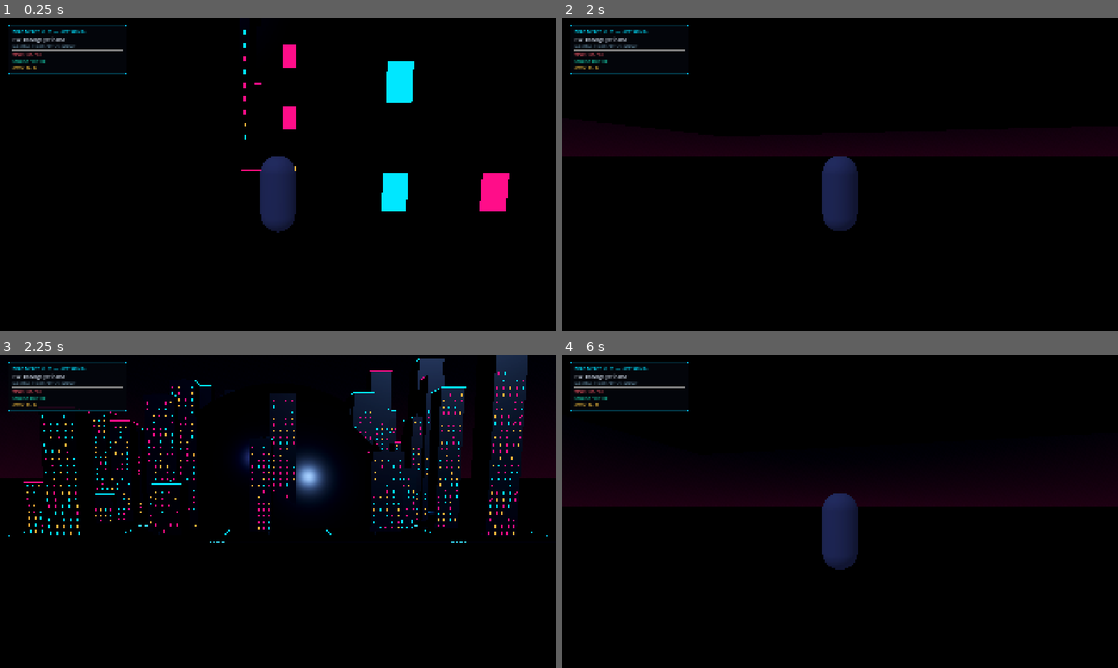
Above: before the commit, frames 1-4 (two rows, left to right).
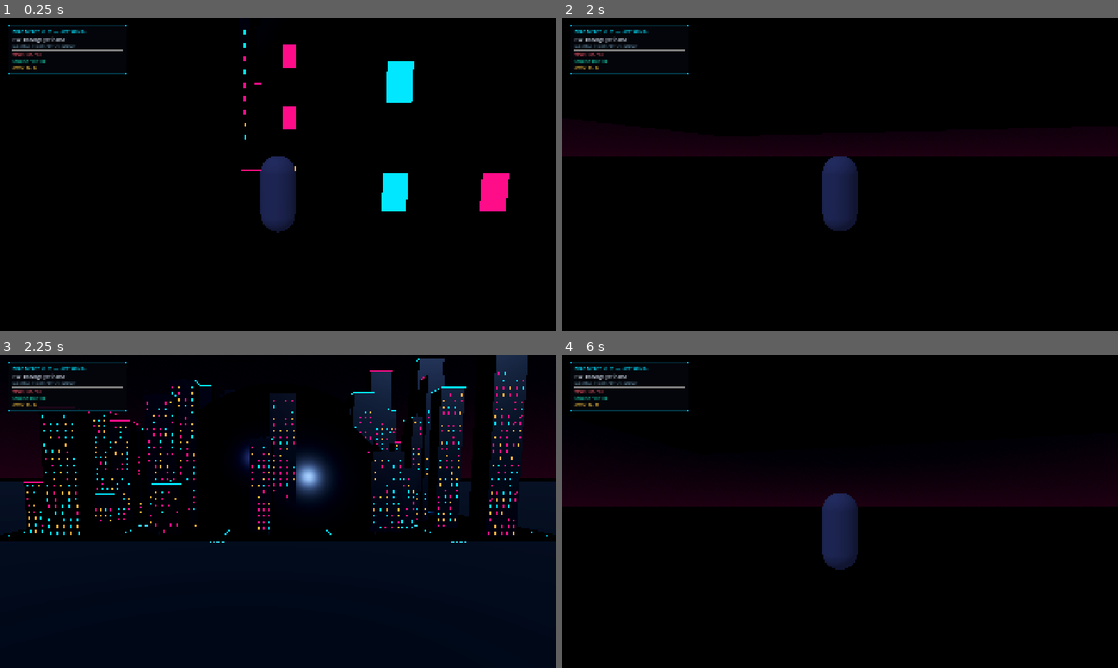
Above: after the commit, the same moments.

Repository: muharramoyxolmatova250-gif/ZERO-MERCY
Game: Godot game, scene res://scenes/main.tscn
Same seed, same stepped clock (60 frames per second), same inputs: the game is played once before the commit and once after it.
Inputs (mouse positions are in pixels of both pictures, inside the frame that each line leads up to):
- Up to frame 1 (0.25 s): no input
- Up to frame 2 (2 s): tap Enter at 0.5 s; move the mouse to (867, 174) at 0.52 s; hold W (move_forward) from 0.53 s (still down); tap E (interact) at 0.6 s; click (867, 174) at 0.67 s; tap Space (jump) at 0.77, 1.52 s; move the mouse to (812, 174) at 1.27 s; tap Shift (sprint) at 1.35 s
- Up to frame 3 (2.25 s): keep holding W (move_forward); move the mouse to (289, 505) at 2.02 s; tap M at 2.1 s
- Up to frame 4 (6 s): tap Space (jump) at 2.75, 3.02, 3.77, 4.25, 4.52, 5.75 s; move the mouse to (834, 517) at 2.77 s; tap R at 2.85, 5.85 s; click (834, 517) at 2.92 s; tap Enter at 3.5, 5 s; move the mouse to (878, 514) at 3.52 s; tap E (interact) at 3.6 s; move the mouse to (795, 508) at 4.27 s; tap Shift (sprint) at 4.35 s; move the mouse to (845, 511) at 5.02 s; tap M at 5.1 s; click (845, 511) at 5.17 s; move the mouse to (817, 505) at 5.77 s; release W (move_forward) at 5.78 s; hold D (move_right) from 5.78 s (still down)

Frames 1-2 are identical in both runs. In frame 3, 29% of the frame differs, in the area x 0-100%, y 40-100%; in frame 4, nothing differs.
Error before the commit: Parse Error: Too many arguments for "triangulate_polygon()" call. Expected at most 1 but received 2. (res://scripts/world/osm_region.gd:213)

Commit message:
Clip OSM building courtyards before triangulating roofs

Diff:
--- a/scripts/world/osm_region.gd
+++ b/scripts/world/osm_region.gd
@@ -210,17 +210,28 @@
 		if hole.size() >= 3:
 			holes.append(hole)
 			all_rings.append(hole)
-	var indices := Geometry2D.triangulate_polygon(outer, holes)
-	if indices.is_empty():
-		push_warning("OSM building polygon could not be triangulated; skipped invalid footprint.")
+	var top_polygons: Array[PackedVector2Array] = [outer]
+	for hole in holes:
+		var next_polygons: Array[PackedVector2Array] = []
+		for polygon_to_clip in top_polygons:
+			for clipped in Geometry2D.clip_polygons(polygon_to_clip, hole):
+				if clipped.size() >= 3:
+					next_polygons.append(clipped)
+		top_polygons = next_polygons
+		if top_polygons.is_empty():
+			break
+	if top_polygons.is_empty():
+		push_warning("OSM building polygon could not be clipped/triangulated; skipped invalid footprint.")
 		return
 	var st := SurfaceTool.new()
 	st.begin(Mesh.PRIMITIVE_TRIANGLES)
-	for i in range(0, indices.size(), 3):
-		var a := Vector3(outer[indices[i]].x, height, outer[indices[i]].y)
-		var b := Vector3(outer[indices[i + 1]].x, height, outer[indices[i + 1]].y)
-		var c := Vector3(outer[indices[i + 2]].x, height, outer[indices[i + 2]].y)
-		_add_triangle(st, a, b, c)
+	for top_polygon in top_polygons:
+		var indices := Geometry2D.triangulate_polygon(top_polygon)
+		for i in range(0, indices.size(), 3):
+			var a := Vector3(top_polygon[indices[i]].x, height, top_polygon[indices[i]].y)
+			var b := Vector3(top_polygon[indices[i + 1]].x, height, top_polygon[indices[i + 1]].y)
+			var c := Vector3(top_polygon[indices[i + 2]].x, height, top_polygon[indices[i + 2]].y)
+			_add_triangle(st, a, b, c)
 	for ring in all_rings:
 		for i in range(ring.size()):
 			var j := (i + 1) % ring.size()
